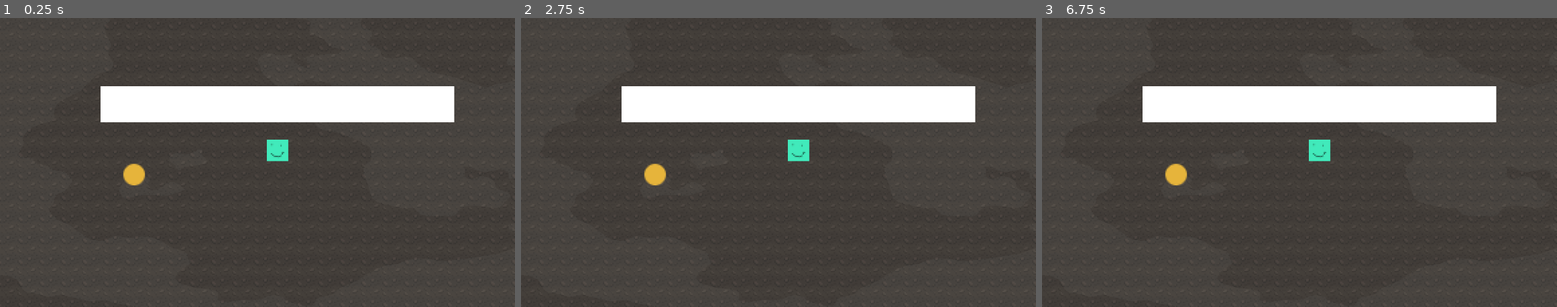
Above: before the commit, frames 1-3 (left to right).
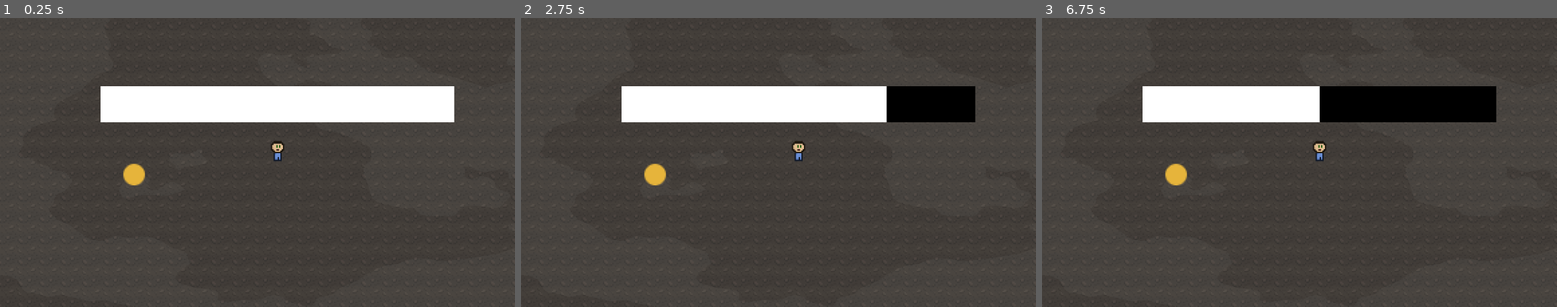
Above: after the commit, the same moments.

Repository: MaxAtoms/fading-life
Game: Godot game, scene res://world/map.tscn
The game is run twice, just before and just after one commit, with the same random seed, the same clock (stepped at 60 frames per second) and the same inputs.
Inputs:
- Up to frame 1 (0.25 s): no input
- Up to frame 2 (2.75 s): tap Enter at 0.5, 2 s; tap Space at 1.25 s
- Up to frame 3 (6.75 s): tap Space at 3.5, 5 s; tap Enter at 4.25 s

The runs differ from the first frame. In frame 1, 0.3% of the frame differs, in the area x 51-57%, y 42-50%; in frame 2, 2.5%; in frame 3, 4.6%, in the area x 51-89%, y 23-50%.

Commit message:
Add player animation

Diff:
--- a/player/Player.tscn
+++ b/player/Player.tscn
@@ -1,16 +1,48 @@
-[gd_scene load_steps=6 format=3 uid="uid://dtrtqnb5du6sc"]
-
-[ext_resource type="Texture2D" uid="uid://n7s5h3mest5t" path="res://player/Player.png" id="1_xhfnw"]
+[gd_scene load_steps=39 format=3 uid="uid://dtrtqnb5du6sc"]
+
+[ext_resource type="Texture2D" uid="uid://mjyuhatgdhs7" path="res://assets/player.png" id="1_u8vxv"]
+[ext_resource type="Texture2D" uid="uid://ksvsi3gwadnl" path="res://assets/player_down_1.png" id="2_lhjxl"]
+[ext_resource type="Texture2D" uid="uid://lwgb2s5y0xuc" path="res://assets/player_down_2.png" id="3_y2u3w"]
+[ext_resource type="Texture2D" uid="uid://ckxgj1wsid1ke" path="res://assets/player_down_3.png" id="4_uyl0s"]
+[ext_resource type="Texture2D" uid="uid://dp8el3hc3rayj" path="res://assets/player_down_4.png" id="5_vud74"]
+[ext_resource type="Texture2D" uid="uid://bg26mqbabs321" path="res://assets/player_down_5.png" id="6_8cy8x"]
+[ext_resource type="Texture2D" uid="uid://dqxqsp7ys3ykq" path="res://assets/player_down_6.png" id="7_610ub"]
+[ext_resource type="Texture2D" uid="uid://4bebwej38wpu" path="res://assets/player_down_7.png" id="8_ayguc"]
+[ext_resource type="Texture2D" uid="uid://b50kjmxsmcfvm" path="res://assets/player_down_8.png" id="9_t7u8x"]
+[ext_resource type="Texture2D" uid="uid://5hgjiexgoaks" path="res://assets/player_left_1.png" id="10_lnwue"]
+[ext_resource type="Texture2D" uid="uid://dytfj7x4ytgk7" path="res://assets/player_left_2.png" id="11_7tnb4"]
+[ext_resource type="Texture2D" uid="uid://dy43gjy66cmgu" path="res://assets/player_left_3.png" id="12_2q4k2"]
+[ext_resource type="Texture2D" uid="uid://b6n8u378mirxw" path="res://assets/player_left_4.png" id="13_w36ex"]
+[ext_resource type="Texture2D" uid="uid://ci6pfs0ovj7yb" path="res://assets/player_left_5.png" id="14_7wro5"]
+[ext_resource type="Texture2D" uid="uid://b3nni5knfky4b" path="res://assets/player_left_6.png" id="15_u3bl4"]
+[ext_resource type="Texture2D" uid="uid://jfpsaceuokf6" path="res://assets/player_left_7.png" id="16_wpul2"]
+[ext_resource type="Texture2D" uid="uid://ciw4fwgox8p4g" path="res://assets/player_left_8.png" id="17_pcftw"]
+[ext_resource type="Texture2D" uid="uid://4tau88mt1w87" path="res://assets/player_right_1.png" id="18_cayk5"]
+[ext_resource type="Texture2D" uid="uid://cfnhyeburm3kl" path="res://assets/player_right_2.png" id="19_wqfsd"]
+[ext_resource type="Texture2D" uid="uid://xbee8jwd3uy8" path="res://assets/player_right_3.png" id="20_wpo5q"]
+[ext_resource type="Texture2D" uid="uid://2okefu430rbj" path="res://assets/player_right_4.png" id="21_22tms"]
+[ext_resource type="Texture2D" uid="uid://bycvw6v5nlpmg" path="res://assets/player_right_5.png" id="22_0a0r0"]
+[ext_resource type="Texture2D" uid="uid://bjfurstrm3qa6" path="res://assets/player_right_6.png" id="23_y5372"]
+[ext_resource type="Texture2D" uid="uid://b7qaae28rkjvh" path="res://assets/player_right_7.png" id="24_nckww"]
+[ext_resource type="Texture2D" uid="uid://c36dh5ia33jym" path="res://assets/player_right_8.png" id="25_eftk4"]
+[ext_resource type="Texture2D" uid="uid://b4e3o4mh672k1" path="res://assets/player_up_1.png" id="26_ysdtf"]
+[ext_resource type="Texture2D" uid="uid://cx1vk75gt3ba" path="res://assets/player_up_2.png" id="27_x73r6"]
+[ext_resource type="Texture2D" uid="uid://b0k8faih8tclt" path="res://assets/player_up_3.png" id="28_16d2w"]
+[ext_resource type="Texture2D" uid="uid://da7miamc1uuv3" path="res://assets/player_up_4.png" id="29_u8534"]
+[ext_resource type="Texture2D" uid="uid://de08jcywuvr7e" path="res://assets/player_up_5.png" id="30_fm4ui"]
+[ext_resource type="Texture2D" uid="uid://bed3fe4e15kdw" path="res://assets/player_up_6.png" id="31_mvo4i"]
+[ext_resource type="Texture2D" uid="uid://ccjeurmhhgw1f" path="res://assets/player_up_7.png" id="32_enu3q"]
+[ext_resource type="Texture2D" uid="uid://cckgqyn08k4kf" path="res://assets/player_up_8.png" id="33_gfvao"]
 
 [sub_resource type="GDScript" id="GDScript_kpjcp"]
 script/source = "extends CharacterBody2D
 
-@export var decay: int
+@export var decay: int = 2
 @onready var timer = $Decay
 @onready var healthbar: ProgressBar = $Healthbar
 
 
-var speed = 6000
+var speed = 3000
 var change = true
 var health = 100 : set = _set_health
 var max_health = 100
@@ -45,6 +77,19 @@
 	if velocity.length() > 0:
 		velocity = velocity.normalized() * speed * delta
 
+	$AnimatedSprite2D.play()
+
+	if velocity.x > 0:
+		$AnimatedSprite2D.animation = \"right\"
+	elif velocity.x < 0:
+		$AnimatedSprite2D.animation = \"left\"
+	elif velocity.y > 0:
+		$AnimatedSprite2D.animation = \"down\"
+	elif velocity.y < 0:
+		$AnimatedSprite2D.animation = \"up\"
+	else:
+		$AnimatedSprite2D.animation = \"default\"
+
 	move_and_slide()
 
 func _set_health(value):
@@ -80,14 +125,140 @@
 [sub_resource type="StyleBoxFlat" id="StyleBoxFlat_3c3w1"]
 bg_color = Color(1, 1, 1, 1)
 
+[sub_resource type="SpriteFrames" id="SpriteFrames_0hmdb"]
+animations = [{
+"frames": [{
+"duration": 1.0,
+"texture": ExtResource("1_u8vxv")
+}],
+"loop": true,
+"name": &"default",
+"speed": 10.0
+}, {
+"frames": [{
+"duration": 1.0,
+"texture": ExtResource("2_lhjxl")
+}, {
+"duration": 1.0,
+"texture": ExtResource("3_y2u3w")
+}, {
+"duration": 1.0,
+"texture": ExtResource("4_uyl0s")
+}, {
+"duration": 1.0,
+"texture": ExtResource("5_vud74")
+}, {
+"duration": 1.0,
+"texture": ExtResource("6_8cy8x")
+}, {
+"duration": 1.0,
+"texture": ExtResource("7_610ub")
+}, {
+"duration": 1.0,
+"texture": ExtResource("8_ayguc")
+}, {
+"duration": 1.0,
+"texture": ExtResource("9_t7u8x")
+}],
+"loop": true,
+"name": &"down",
+"speed": 10.0
+}, {
+"frames": [{
+"duration": 1.0,
+"texture": ExtResource("10_lnwue")
+}, {
+"duration": 1.0,
+"texture": ExtResource("11_7tnb4")
+}, {
+"duration": 1.0,
+"texture": ExtResource("12_2q4k2")
+}, {
+"duration": 1.0,
+"texture": ExtResource("13_w36ex")
+}, {
+"duration": 1.0,
+"texture": ExtResource("14_7wro5")
+}, {
+"duration": 1.0,
+"texture": ExtResource("15_u3bl4")
+}, {
+"duration": 1.0,
+"texture": ExtResource("16_wpul2")
+}, {
+"duration": 1.0,
+"texture": ExtResource("17_pcftw")
+}],
+"loop": true,
+"name": &"left",
+"speed": 10.0
+}, {
+"frames": [{
+"duration": 1.0,
+"texture": ExtResource("18_cayk5")
+}, {
+"duration": 1.0,
+"texture": ExtResource("19_wqfsd")
+}, {
+"duration": 1.0,
+"texture": ExtResource("20_wpo5q")
+}, {
+"duration": 1.0,
+"texture": ExtResource("21_22tms")
+}, {
+"duration": 1.0,
+"texture": ExtResource("22_0a0r0")
+}, {
+"duration": 1.0,
+"texture": ExtResource("23_y5372")
+}, {
+"duration": 1.0,
+"texture": ExtResource("24_nckww")
+}, {
+"duration": 1.0,
+"texture": ExtResource("25_eftk4")
+}],
+"loop": true,
+"name": &"right",
+"speed": 10.0
+}, {
+"frames": [{
+"duration": 1.0,
+"texture": ExtResource("26_ysdtf")
+}, {
+"duration": 1.0,
+"texture": ExtResource("27_x73r6")
+}, {
+"duration": 1.0,
+"texture": ExtResource("28_16d2w")
+}, {
+"duration": 1.0,
+"texture": ExtResource("29_u8534")
+}, {
+"duration": 1.0,
+"texture": ExtResource("30_fm4ui")
+}, {
+"duration": 1.0,
+"texture": ExtResource("31_mvo4i")
+}, {
+"duration": 1.0,
+"texture": ExtResource("32_enu3q")
+}, {
+"duration": 1.0,
+"texture": ExtResource("33_gfvao")
+}],
+"loop": true,
+"name": &"up",
+"speed": 10.0
+}]
+
 [node name="Player" type="CharacterBody2D"]
 script = SubResource("GDScript_kpjcp")
-decay = 2
+decay = 3
 
 [node name="PlayerSprite" type="Sprite2D" parent="."]
 z_index = 1
 texture_filter = 1
-texture = ExtResource("1_xhfnw")
 
 [node name="PlayerCollisionShape" type="CollisionShape2D" parent="."]
 visible = false
@@ -114,4 +285,9 @@
 value = 50.0
 show_percentage = false
 
+[node name="AnimatedSprite2D" type="AnimatedSprite2D" parent="."]
+z_index = 1
+sprite_frames = SubResource("SpriteFrames_0hmdb")
+animation = &"up"
+
 [connection signal="timeout" from="Decay" to="." method="_on_decay_timeout"]
--- a/world/map.tscn
+++ b/world/map.tscn
@@ -50,7 +50,6 @@
 
 [node name="Player" parent="." instance=ExtResource("2_uvqf1")]
 position = Vector2(597, 280)
-decay = 0
 
 [node name="LifeOrb" parent="." instance=ExtResource("3_bxc27")]
 position = Vector2(490, 298)
--- a/world/noise.tres
+++ b/world/noise.tres
@@ -59,7 +59,7 @@
 
 }
 "
-graph_offset = Vector2(-617.818, -160.383)
+graph_offset = Vector2(-587.011, -123.878)
 mode = 1
 flags/light_only = false
 nodes/fragment/0/position = Vector2(480, 80)
Not shown, added: assets/player.png.import
Not shown, added: assets/player_down_1.png.import
Not shown, added: assets/player_down_2.png.import
Not shown, added: assets/player_down_3.png.import
Not shown, added: assets/player_down_4.png.import
Not shown, added: assets/player_down_5.png.import
Not shown, added: assets/player_down_6.png.import
Not shown, added: assets/player_down_7.png.import
Not shown, added: assets/player_down_8.png.import
Not shown, added: assets/player_left_1.png.import
Not shown, added: assets/player_left_2.png.import
Not shown, added: assets/player_left_3.png.import
(and 22 more such lines)
